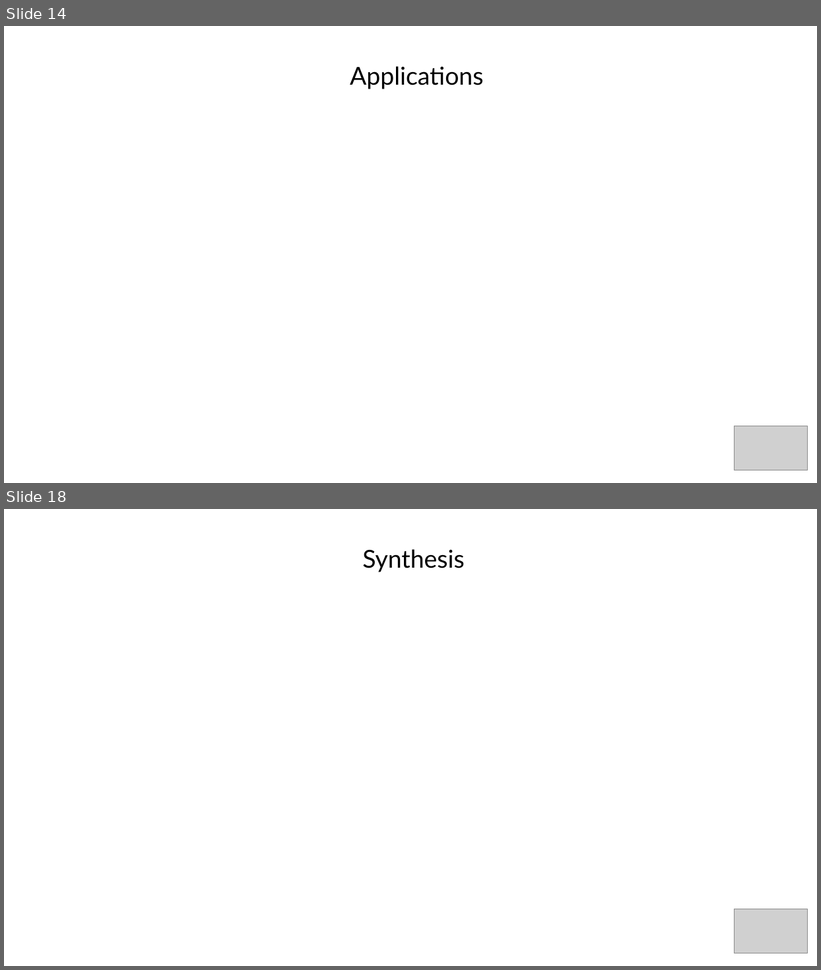
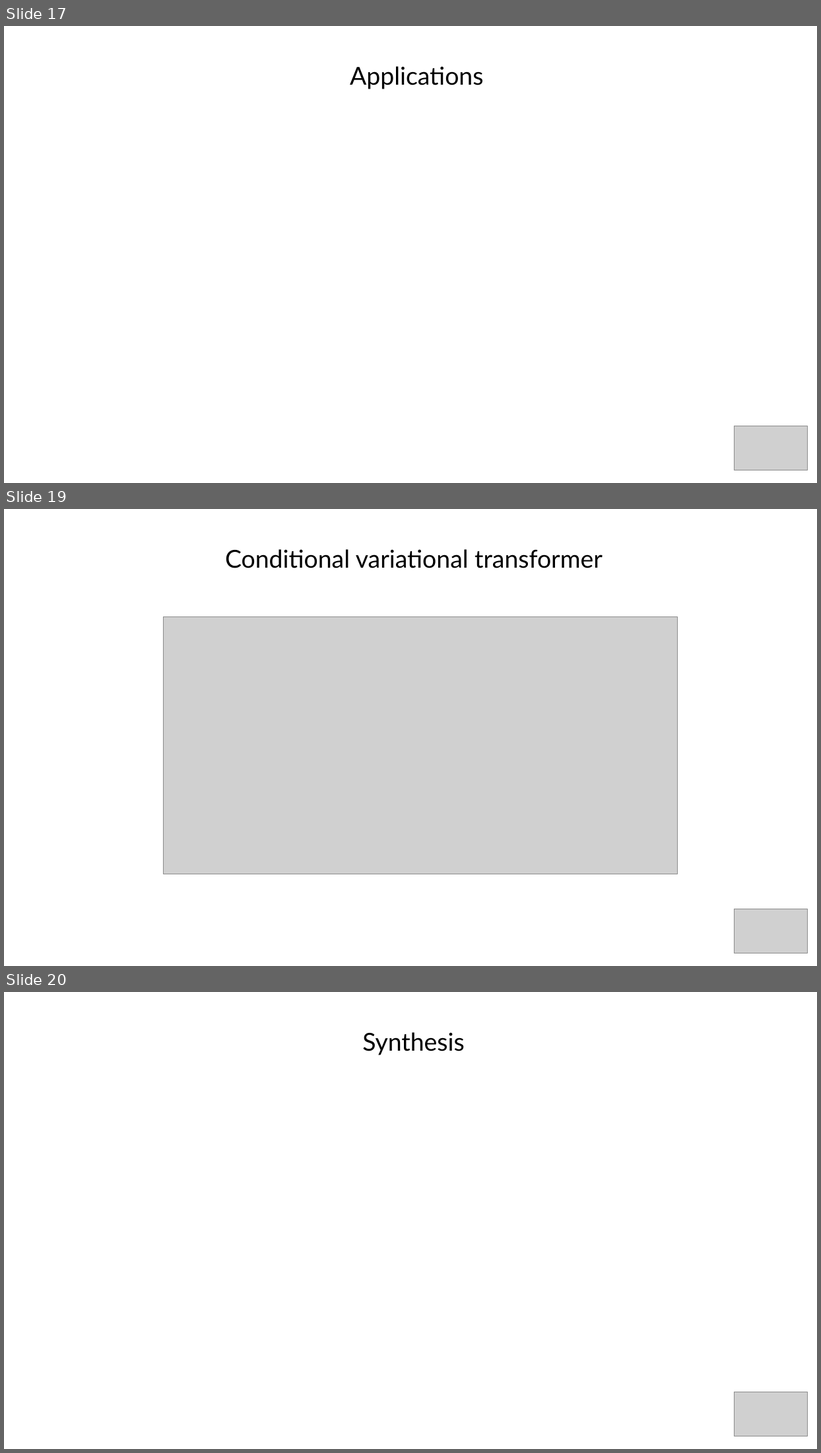
Before and after one commit to akinwilson/heed, a slide deck: representation-learning.odp. Shown one above the other, each under a label of ours: slides 14 and 18 before the commit, slides 17, 19 and 20 after it; the slides between them are not shown. The pictures are 821x970 and 821x1453 pixels, drawn with LibreOffice and Linux fonts; fonts in the diff are those of the drawing; grey boxes stand for pictures. Boxes give left, top, right and bottom in pixels: in the first picture for what was removed or moved away, otherwise in the second. Text is boxed around its words. In the diff, an @@ line names an element or a change of style, - is before the commit and + after.

```diff
--- a/representation-learning.odp
+++ b/representation-learning.odp
@@ slide 19 added at [4,509,817,966], background #FFFFFF @@
@@ title added at [225,549,603,568], 28 pt, text #000000 @@
+Conditional variational transformer
@@ picture added at [163,617,677,874] @@
@@ picture added at [735,909,808,954] @@
@@ what was slide 14 is now slide 17 @@
@@ what was slide 18 is now slide 20 @@
```
Also in this commit, not shown: 2 slides changed, 2 other slides added, 1 slide removed.
